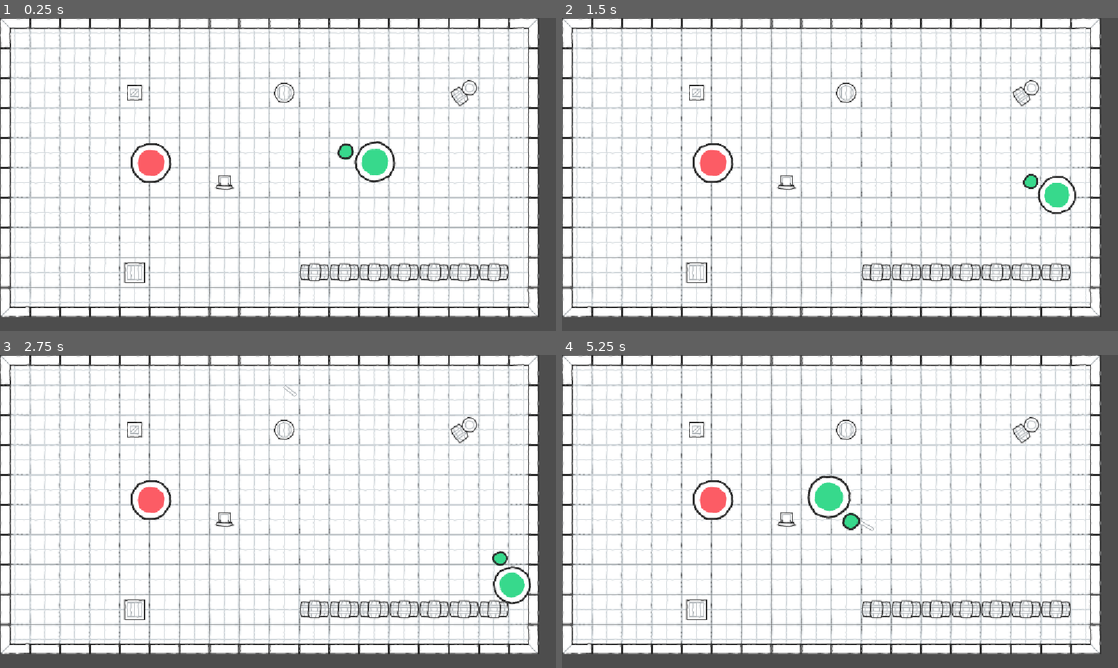
Above: before the commit, frames 1-4 (two rows, left to right).
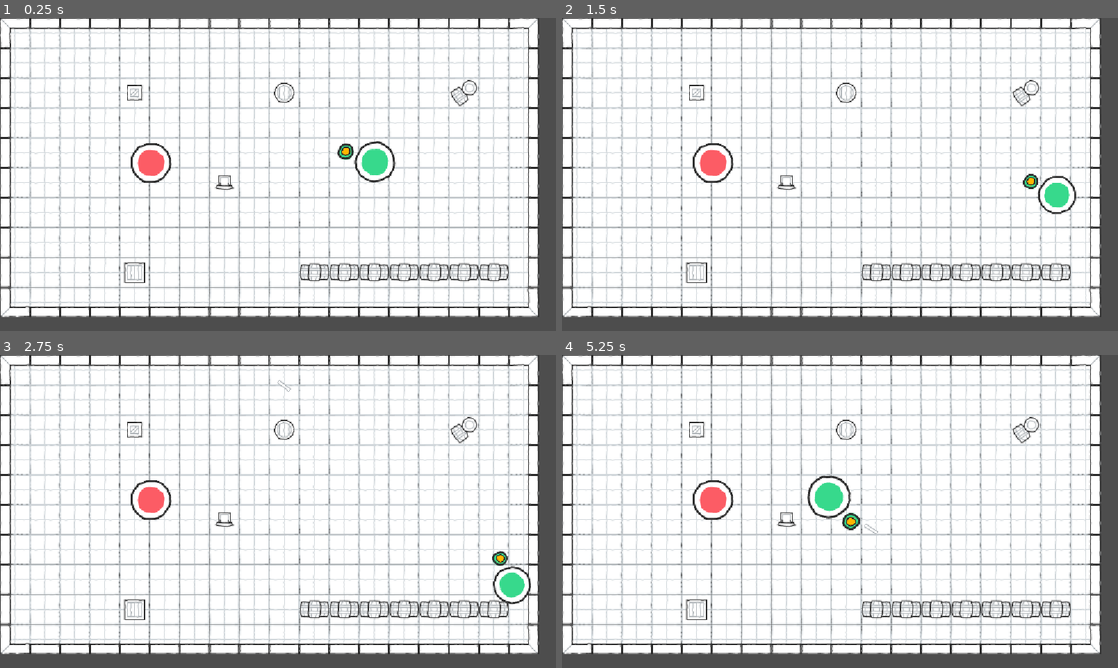
Above: after the commit, the same moments.

Repository: Frickerson/Brackeys_2026.2
Game: Godot game, scene res://Game/Levels/BasicLevel.tscn
Same seed, same stepped clock (60 frames per second), same inputs: the game is played once before the commit and once after it.
Inputs (mouse positions are in pixels of both pictures, inside the frame that each line leads up to):
- Up to frame 1 (0.25 s): no input
- Up to frame 2 (1.5 s): tap Enter at 0.5 s; move the mouse to (962, 158) at 0.52 s; hold D (Player_Move_Right) 0.53-1.28 s; click (962, 158) at 0.67 s; move the mouse to (728, 190) at 1.27 s; hold S (Player_Move_Down) from 1.28 s (still down); click (728, 190) at 1.42 s
- Up to frame 3 (2.75 s): move the mouse to (333, 442) at 2.02 s; release S (Player_Move_Down) at 2.03 s; hold D (Player_Move_Right) from 2.03 s (still down); click (333, 442) at 2.17 s
- Up to frame 4 (5.25 s): move the mouse to (812, 574) at 2.77 s; release D (Player_Move_Right) at 2.78 s; hold W (Player_Move_Up) 2.78-3.53 s; click (812, 574) at 2.92 s; move the mouse to (1006, 558) at 3.52 s; hold A (Player_Move_Left) 3.53-5.03 s; click (1006, 558) at 3.67 s; move the mouse to (673, 464) at 4.27 s; click (673, 464) at 4.42 s; move the mouse to (867, 511) at 5.02 s; hold S (Player_Move_Down) from 5.03 s (still down); click (867, 511) at 5.17 s

The runs differ from the first frame. In frame 1, less than 0.1% of the frame differs, in the area x 61-64%, y 41-44%; in frame 2, less than 0.1%; in frame 3, less than 0.1%; in frame 4, less than 0.1%, in the area x 51-57%, y 51-58%.

Commit message:
Rework shooting

Diff:
--- a/Game/Levels/BasicLevel.tscn
+++ b/Game/Levels/BasicLevel.tscn
@@ -18,6 +18,9 @@
 
 [node name="Player" parent="." unique_id=1713415423 instance=ExtResource("1_6sy8i")]
 position = Vector2(776, 299)
+AttackSpeed = null
+BobSpeed = null
+BobDifference = null
 
 [node name="Enemy" parent="." unique_id=840740489 instance=ExtResource("2_thqke")]
 position = Vector2(313, 300)
--- a/Game/Objects/Player/Player.gd
+++ b/Game/Objects/Player/Player.gd
@@ -2,17 +2,19 @@
 
 class_name Player
 
-@export var Attack: PackedScene
 @export var MoveSpeed: float = 30000.0
-@export var AttackSpeed: float = 1.0
 @export var BobSpeed: float = 7.0
 @export var BobDifference: float = 0.1
+@export var DefaultWeapon: PackedScene
 
-var EnableAttack = false
-var AttackTimer = 0.0
-var IsMoving = false
-var ShouldScaleUp = false
-var BobTime = 0.5
+var EquippedWeapon: Weapon = null
+var IsMoving: bool = false
+var ShouldScaleUp: bool = false
+var BobTime: float = 0.5
+
+func _ready() -> void:
+	EquippedWeapon = DefaultWeapon.instantiate()
+	$Marker2D.add_child(EquippedWeapon)
 
 func _physics_process(delta: float) -> void:
 	var vertical = delta * MoveSpeed * Input.get_axis("Player_Move_Up","Player_Move_Down")
@@ -30,17 +32,11 @@
 func _input(event):
 	if event is InputEventMouseButton:
 		if event.pressed:
-			EnableAttack = true
+			EquippedWeapon._toggle_attack(true)
 		if event.is_released():
-			EnableAttack = false
+			EquippedWeapon._toggle_attack(false)
 
 func _process(delta: float) -> void:
-	if AttackTimer > 0.0:
-		AttackTimer -= delta
-
-	if EnableAttack && AttackTimer <= 0.0:
-		_attack()
-
 	if IsMoving:
 		_update_bobbing(delta)
 	else:
@@ -48,14 +44,7 @@
 		var new_scale = lerp(1.0 - BobDifference, 1.0 + BobDifference, BobTime)
 		scale = Vector2(new_scale, new_scale)
 
-func _attack():
-	var attack = Attack.instantiate()
-	owner.add_child(attack)
-	attack.position = $Marker2D.global_position
-	attack.rotation = $Marker2D.global_rotation
-	AttackTimer += 1.0 / AttackSpeed
-
-func _update_bobbing(delta: float):
+func _update_bobbing(delta: float) -> void:
 	if ShouldScaleUp:
 		BobTime += delta * BobSpeed
 
--- a/Game/Objects/Player/Player.tscn
+++ b/Game/Objects/Player/Player.tscn
@@ -1,7 +1,7 @@
 [gd_scene format=3 uid="uid://dprglki4vqowe"]
 
 [ext_resource type="Script" uid="uid://by12bqobms5mi" path="res://Game/Objects/Player/Player.gd" id="1_5anc7"]
-[ext_resource type="PackedScene" uid="uid://qjyuecuw6ve5" path="res://Game/Objects/Player/Bullet.tscn" id="2_bupal"]
+[ext_resource type="PackedScene" uid="uid://c6s7ym12qv8lv" path="res://Game/Objects/Weapons/Weapon.tscn" id="2_g70qv"]
 [ext_resource type="Texture2D" uid="uid://nf811uvg46xk" path="res://Game/Assets/Sprites/Characters/green_character.png" id="3_g70qv"]
 [ext_resource type="Texture2D" uid="uid://ndjxe06qdy7n" path="res://Game/Assets/Sprites/Characters/green_hand.png" id="4_kgmmb"]
 
@@ -10,8 +10,8 @@
 
 [node name="Player" type="CharacterBody2D" unique_id=1713415423]
 script = ExtResource("1_5anc7")
-Attack = ExtResource("2_bupal")
 MoveSpeed = 20000.0
+DefaultWeapon = ExtResource("2_g70qv")
 
 [node name="Sprite2D" type="Sprite2D" parent="." unique_id=1050555902]
 texture = ExtResource("3_g70qv")
--- /dev/null
+++ b/Game/Objects/Weapons/Weapon.gd
@@ -0,0 +1,40 @@
+extends Node2D
+
+class_name Weapon
+
+@export var AttackType: PackedScene
+@export var AttackSpeed: float = 1.0
+
+var AttackTimer: float = 0.0
+var Enabled: bool = false
+var Ready: bool = false
+
+func _ready() -> void:
+	Ready = true
+
+func _process(delta: float) -> void:
+	if Ready:
+		return
+
+	AttackTimer += (1.0 / AttackSpeed) * delta
+	if AttackTimer >= 1.0:
+		Ready = true
+		AttackTimer -= 1.0
+	else:
+		return
+
+	if Enabled:
+		_attack()
+
+func _toggle_attack(enable: bool) -> void:
+	Enabled = enable
+	if Enabled && Ready:
+		_attack()
+
+func _attack() -> void:
+	var attack = AttackType.instantiate()
+	get_tree().root.add_child(attack)
+	attack.position = global_position
+	attack.rotation = global_rotation
+
+	Ready = false
--- /dev/null
+++ b/Game/Objects/Weapons/Weapon.tscn
@@ -0,0 +1,14 @@
+[gd_scene format=3 uid="uid://c6s7ym12qv8lv"]
+
+[ext_resource type="Script" uid="uid://db8148t3ujfbt" path="res://Game/Objects/Weapons/Weapon.gd" id="1_lkrpe"]
+[ext_resource type="PackedScene" uid="uid://qjyuecuw6ve5" path="res://Game/Objects/Player/Bullet.tscn" id="2_4q7qq"]
+[ext_resource type="Texture2D" uid="uid://dv3vgghp8fktu" path="res://Game/Assets/Sprites/Characters/yellow_hand.png" id="3_vgtg2"]
+
+[node name="Weapon" type="Node2D" unique_id=294193981]
+script = ExtResource("1_lkrpe")
+AttackType = ExtResource("2_4q7qq")
+
+[node name="Sprite2D" type="Sprite2D" parent="." unique_id=1102557716]
+position = Vector2(0, 1)
+scale = Vector2(0.59375, 0.5546875)
+texture = ExtResource("3_vgtg2")
Not shown, added: Game/Objects/Weapons/Weapon.gd.uid
